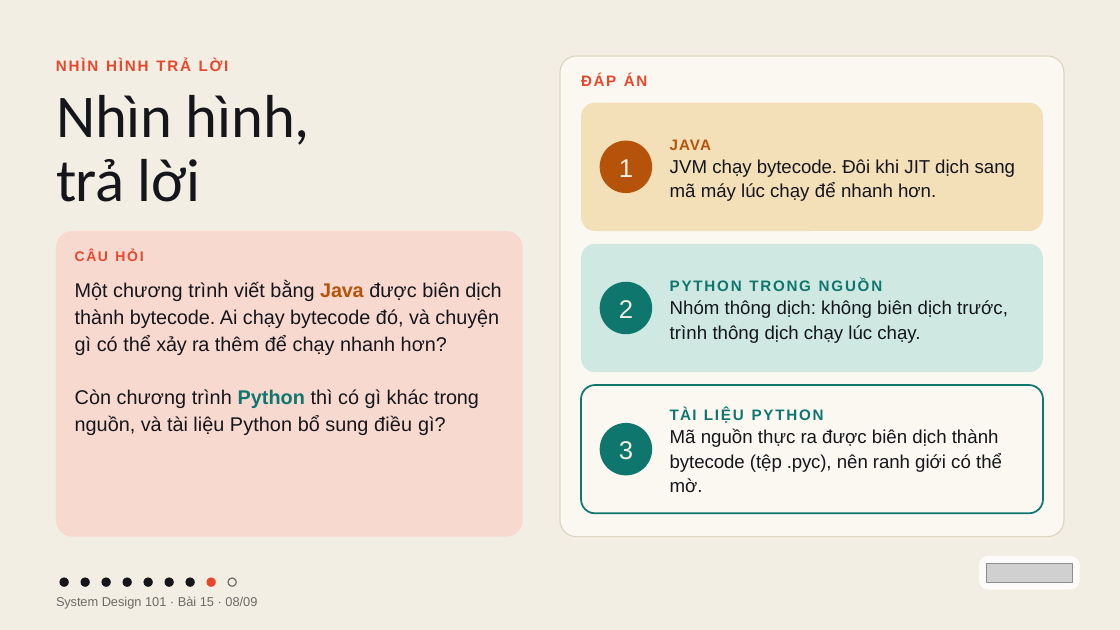
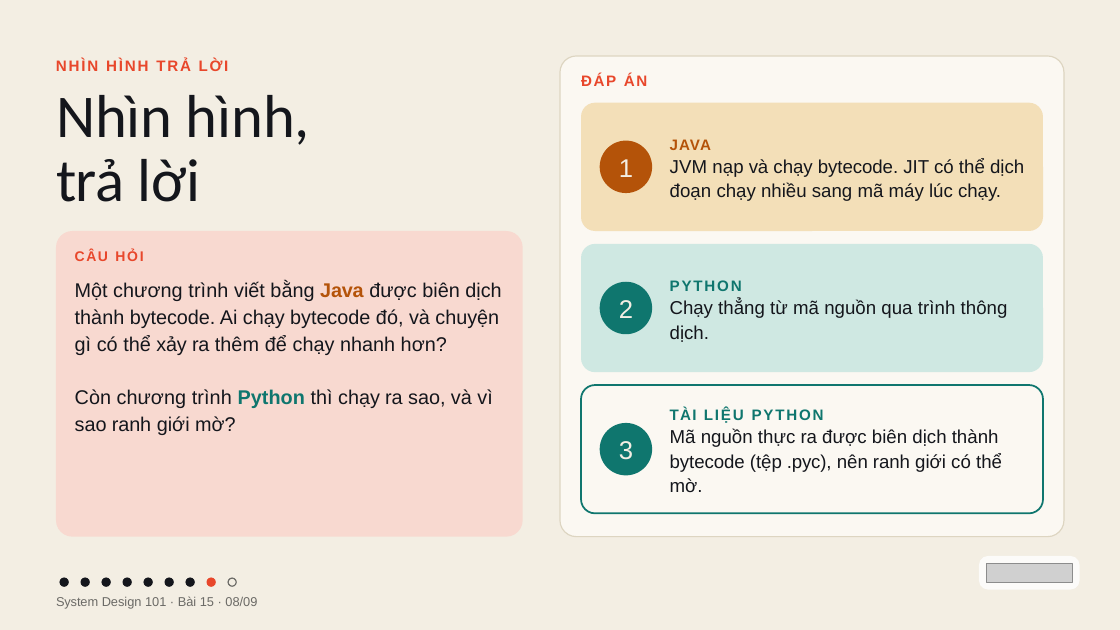
Before and after one commit to vohoailinh90/tool-marketing-studio, a slide deck: slide 8 of system-design-101/vi/lessons/sd-10-015/slides/sd-10-015.pptx. Drawn at 1120x630 pixels with LibreOffice and Linux fonts; fonts in the diff are those of the drawing; grey boxes stand for pictures. Boxes give left, top, right and bottom in pixels: in the first picture for what was removed or moved away, otherwise in the second. Text is boxed around its words. In the diff, an @@ line names an element or a change of style, - is before the commit and + after.

```diff
--- a/system-design-101/vi/lessons/sd-10-015/slides/sd-10-015.pptx
+++ b/system-design-101/vi/lessons/sd-10-015/slides/sd-10-015.pptx
@@ text at [670,159,1024,201]: text changed @@
-JVM chạy bytecode. Đôi khi JIT dịch sang mã máy lúc chạy để nhanh hơn.
+JVM nạp và chạy bytecode. JIT có thể dịch đoạn chạy nhiều sang mã máy lúc chạy.
@@ text at [670,280,1008,342]: text changed @@
-PYTHON TRONG NGUỒN
-Nhóm thông dịch: không biên dịch trước, trình thông dịch chạy lúc chạy.
+PYTHON
+Chạy thẳng từ mã nguồn qua trình thông dịch.
@@ text at [75,389,492,435]: text changed @@
-Còn chương trình Python thì có gì khác trong nguồn, và tài liệu Python bổ sung điều gì?
+Còn chương trình Python thì chạy ra sao, và vì sao ranh giới mờ?
```
Also in this commit, not shown: 7 other slides changed, 4 other files.
